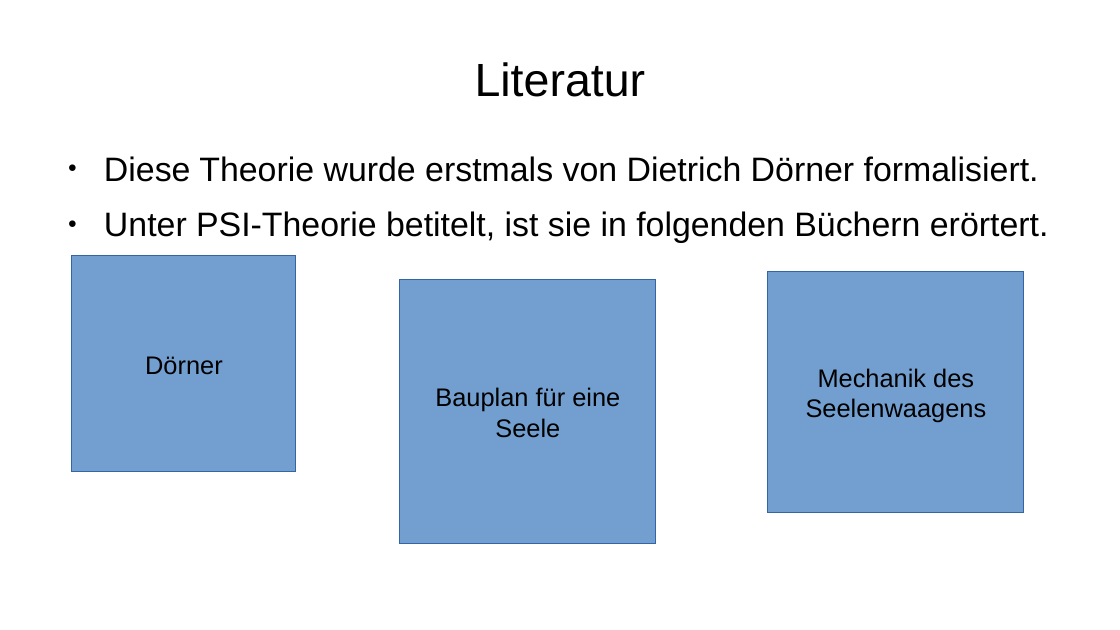
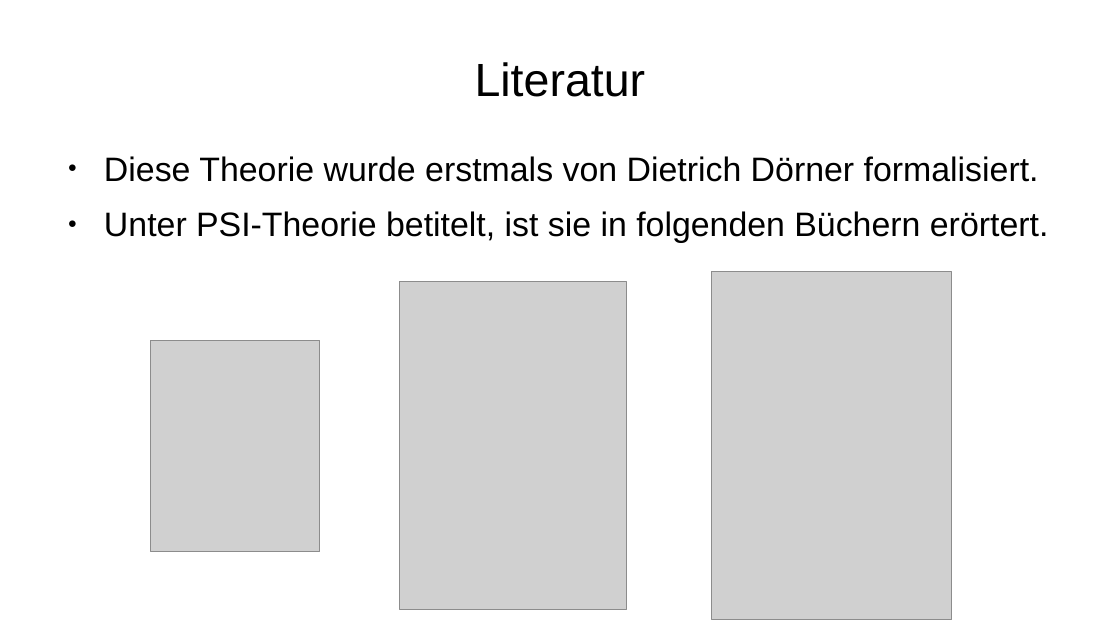
Before and after one commit to Lotes/psi-theorie, a slide deck: slide 4 of presentation.odp. Drawn at 1120x630 pixels with LibreOffice and Linux fonts; fonts in the diff are those of the drawing; grey boxes stand for pictures. Boxes give left, top, right and bottom in pixels: in the first picture for what was removed or moved away, otherwise in the second. Text is boxed around its words. In the diff, an @@ line names an element or a change of style, - is before the commit and + after.

```diff
--- a/presentation.odp
+++ b/presentation.odp
@@ rectangle removed at [72,256,296,473] @@
-Dörner
@@ rectangle removed at [400,281,657,545] @@
-Bauplan für eine
-Seele
@@ picture added at [400,282,627,610] @@
@@ picture added at [712,272,952,620] @@
@@ rectangle removed at [768,272,1024,513] @@
-Mechanik des
-Seelenwaagens
@@ picture added at [150,340,320,552] @@
```
Also in this commit, not shown: 3 other slides changed, 3 slides added, 1 slide removed, 3 other files.
